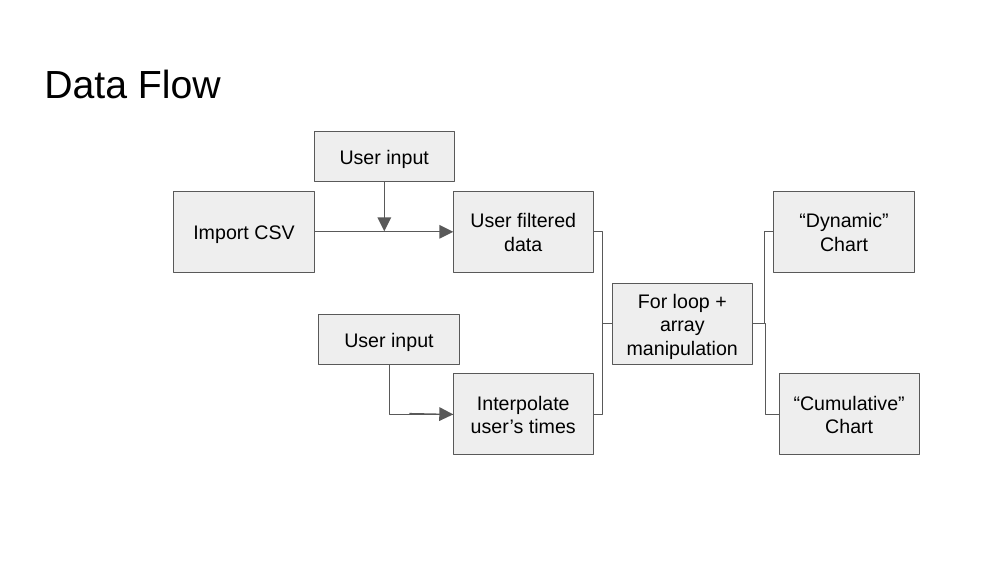
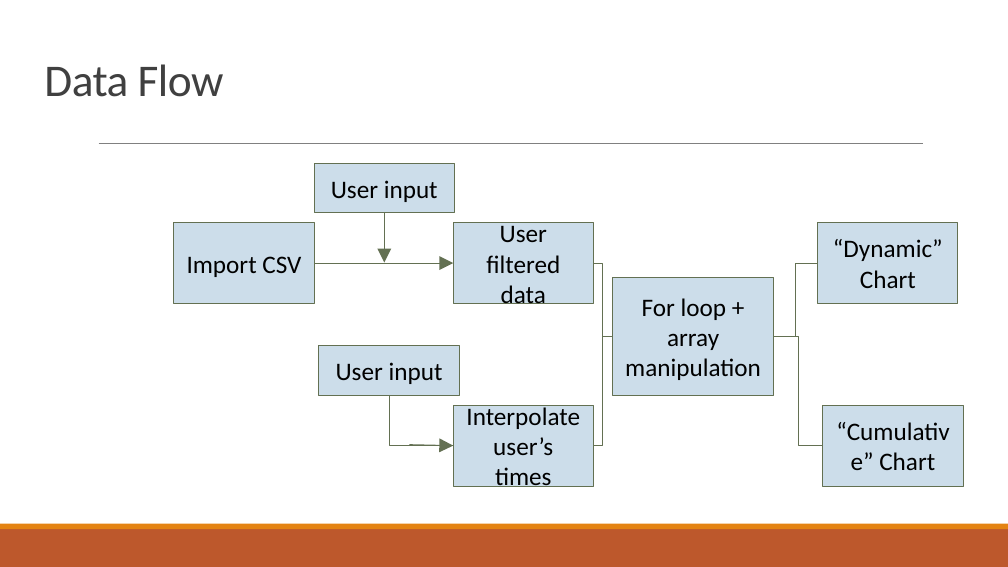
Before and after one commit to yelaura/python-assignments, a slide deck: slide 5 of Python for Data Analysis/Final-Project/Presentation.pptx. Drawn at 1008x567 pixels with LibreOffice and Linux fonts; fonts in the diff are those of the drawing. Boxes give left, top, right and bottom in pixels: in the first picture for what was removed or moved away, otherwise in the second. Text is boxed around its words. In the diff, an @@ line names an element or a change of style, - is before the commit and + after.

```diff
--- a/Python for Data Analysis/Final-Project/Presentation.pptx
+++ b/Python for Data Analysis/Final-Project/Presentation.pptx
@@ title "Data Flow" at (44, 64, 224, 97): size 28 to 32.4 pt, font Arial to Calibri, text colour #000000 to #404040, letter spacing 0 to -0.4 pt; line spacing 1 to 0.85 @@
@@ line added from (99, 144) to (922, 144), #808080 0.5 pt @@
@@ arrow (384, 213) - (384, 262): stroke #595959 0.75 pt to #637052 0.75 pt @@
@@ rectangle "“Dynamic” Chart": place and size @@
-rectangle "“Dynamic” Chart" at (774, 192, 914, 272)
+rectangle "“Dynamic” Chart" at (817, 223, 958, 303)
@@ arrow (314, 263) - (454, 263): stroke #595959 0.75 pt to #637052 0.75 pt @@
@@ elbow line moved from (594, 232) - (612, 324) to (594, 263) - (612, 337) @@
@@ elbow line (594, 263) - (612, 337): stroke #595959 0.75 pt to #637052 0.75 pt @@
@@ elbow line moved from (753, 324) - (774, 232) to (774, 337) - (817, 263) @@
@@ elbow line (774, 337) - (817, 263): stroke #595959 0.75 pt to #637052 0.75 pt @@
@@ rectangle "For loop + array manipulation": place and size @@
-rectangle "For loop + array manipulation" at (612, 283, 752, 364)
+rectangle "For loop + array manipulation" at (612, 277, 773, 395)
@@ elbow line moved from (594, 414) - (612, 324) to (594, 446) - (612, 337) @@
@@ elbow line (594, 446) - (612, 337): stroke #595959 0.75 pt to #637052 0.75 pt @@
@@ elbow line moved from (753, 324) - (779, 414) to (774, 337) - (823, 446) @@
@@ elbow line (774, 337) - (823, 446): stroke #595959 0.75 pt to #637052 0.75 pt @@
@@ elbow line (389, 395) - (454, 446): stroke #595959 0.75 pt to #637052 0.75 pt @@
@@ size 14 to 18 pt, font Arial to Calibri; fill #EEEEEE to #CCDDEA; outline #595959 0.75 pt to #637052 0.75 pt in 8 elements at (319, 346, 459, 395), (174, 223, 314, 303), (454, 223, 594, 303), (314, 163, 455, 213), (454, 405, 594, 486), (612, 277, 773, 395), (817, 223, 958, 303), (823, 405, 963, 486) @@
@@ rectangle "“Cumulative” Chart": place and size @@
-rectangle "“Cumulative” Chart" at (779, 374, 919, 455)
+rectangle "“Cumulative” Chart" at (823, 405, 963, 486)
@@ 5 rectangles, 3 arrows, 1 elbow line: place and size @@
-5 rectangles, 3 arrows, 1 elbow line at (174, 132, 594, 455)
+5 rectangles, 3 arrows, 1 elbow line at (174, 163, 594, 486)
@@ arrow (409, 445) - (454, 446): stroke #595959 0.75 pt to #637052 0.75 pt @@
@@ rectangle added at (0, 529, 1008, 567), fill #BD582C @@
@@ rectangle added at (0, 524, 1008, 529), fill #E48312 @@
```
Also in this commit, not shown: 4 other slides changed, 2 other files.
